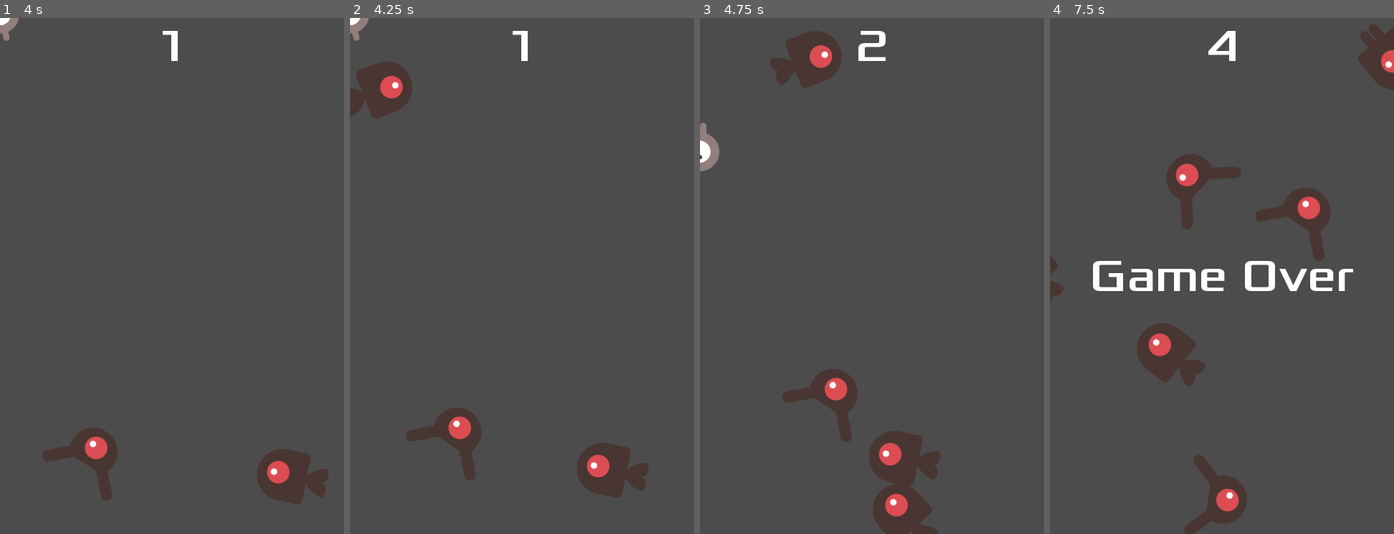
Above: before the commit, frames 1-4 (left to right).
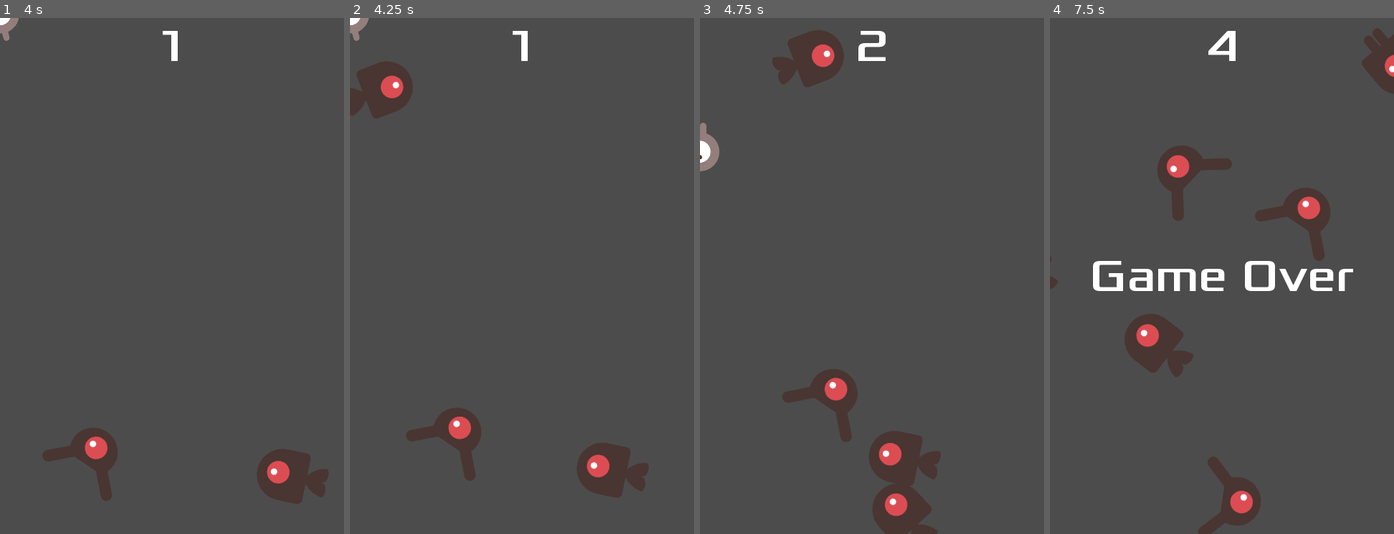
Above: after the commit, the same moments.

Repository: NicholasK1337/Dodge-The-Creeps
Game: Godot game, scene res://Main.tscn
Two runs of this game, one before a commit and one after it. Both use one fixed random seed, a clock stepped at 60 frames per second and the inputs below.
Inputs:
- Up to frame 1 (4 s): click "Start" at 0.5 s; tap Enter at 1.25 s; hold Up (ui_up) 1.28-2.78 s; tap Space at 2.75 s; hold Left (ui_left) from 2.78 s (still down)
- Up to frame 2 (4.25 s): keep holding Left (ui_left)
- Up to frame 3 (4.75 s): release Left (ui_left) at 4.28 s; hold Down (ui_down) from 4.28 s (still down)
- Up to frame 4 (7.5 s): release Down (ui_down) at 5.03 s; hold Right (ui_right) 5.03-5.78 s; hold Up (ui_up) 5.78-6.53 s; hold Right (ui_right) from 6.53 s (still down)

Frame 1 is identical in both runs. In frame 2, less than 0.1% of the frame differs, in the area x 1-18%, y 11-19%; in frame 3, 0.3%; in frame 4, 4.3%, in the area x 0-100%, y 1-100%.

Commit message:
speed modifier added

Diff:
--- a/Main.gd
+++ b/Main.gd
@@ -24,7 +24,7 @@
 
 
 func _on_MobTimer_timeout():
-	var mob_speed_mod = 0
+	var mob_speed_mod = score*5
 	$MobPath/MobSpawnLocation.set_offset(randi())
 	var mob = Mob.instance()
 	add_child(mob)
